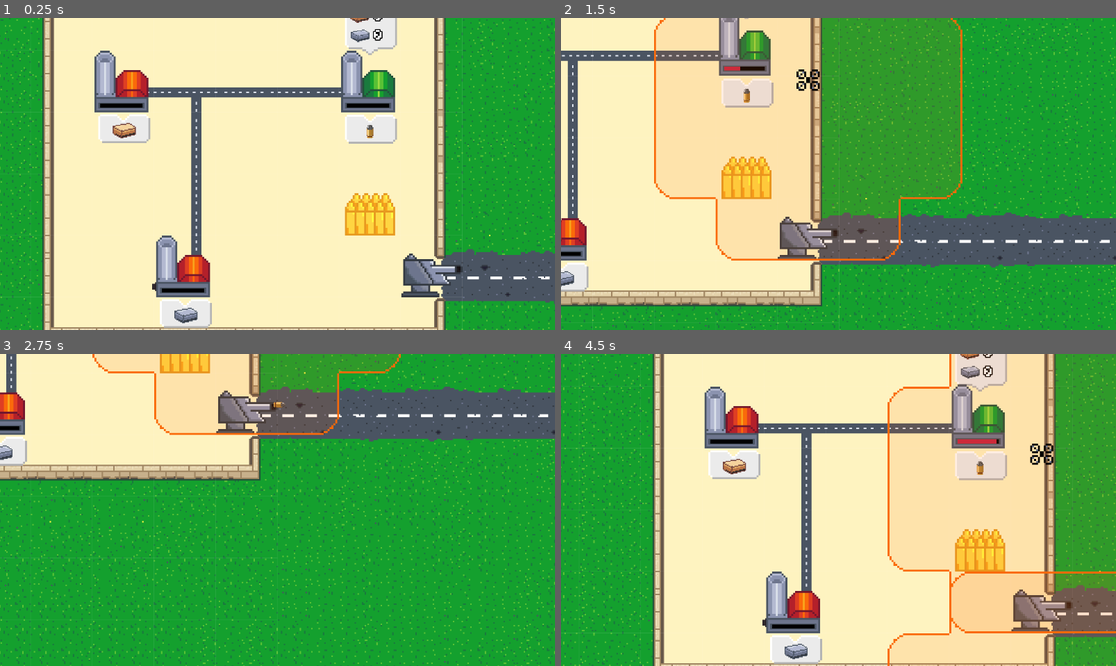
Above: before the commit, frames 1-4 (two rows, left to right).
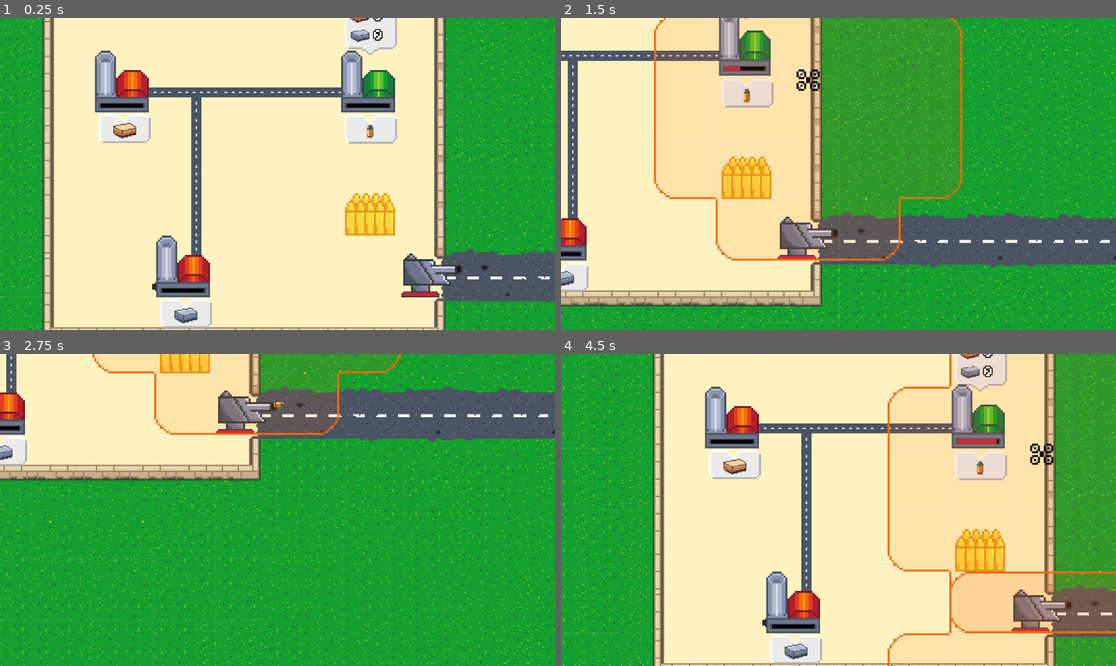
Above: after the commit, the same moments.

Repository: ZimtSnad/nauvis-enjoyers-bit-festival-2025
Game: Godot game, scene res://level/EpicLevel2.tscn
Two runs of this game, one before a commit and one after it. Both use one fixed random seed, a clock stepped at 60 frames per second and the inputs below. This scene is started directly instead of the project's main scene.
Inputs (mouse positions are in pixels of both pictures, inside the frame that each line leads up to):
- Up to frame 1 (0.25 s): no input
- Up to frame 2 (1.5 s): move the mouse to (960, 158) at 0.52 s; hold D (right) 0.53-1.28 s; click (960, 158) at 0.67 s; move the mouse to (727, 189) at 1.27 s; hold S (down) from 1.28 s (still down)
- Up to frame 3 (2.75 s): move the mouse to (333, 441) at 2.02 s; release S (down) at 2.03 s; hold D (right) from 2.03 s (still down)
- Up to frame 4 (4.5 s): tap Enter at 2.75 s; move the mouse to (810, 572) at 2.77 s; release D (right) at 2.78 s; hold W (up) 2.78-3.53 s; click (810, 572) at 2.92 s; move the mouse to (1005, 556) at 3.52 s; hold A (left) from 3.53 s (still down); move the mouse to (672, 463) at 4.27 s

The runs differ from the first frame. In frame 1, 0.3% of the frame differs, in the area x 17-79%, y 10-90%; in frame 2, less than 0.1%; in frame 3, less than 0.1%; in frame 4, 0.4%, in the area x 25-88%, y 10-89%.

Commit message:
turret_healthbar

Diff:
--- a/level/EpicLevel2.tscn
+++ b/level/EpicLevel2.tscn
@@ -351,7 +351,7 @@
 [node name="ShowcaseLevel" type="Node2D"]
 
 [node name="Generator" parent="." node_paths=PackedStringArray("beacon_manager") instance=ExtResource("1_fvxfm")]
-position = Vector2(384, 128)
+position = Vector2(385, 128)
 beacon_manager = NodePath("../BeaconManager")
 output_material_sprite = ExtResource("2_y53g1")
 
--- a/scenes/turret.tscn
+++ b/scenes/turret.tscn
@@ -1,8 +1,9 @@
-[gd_scene load_steps=13 format=3 uid="uid://nukj5th3ij00"]
+[gd_scene load_steps=14 format=3 uid="uid://nukj5th3ij00"]
 
 [ext_resource type="Script" uid="uid://cmug1fy230k5r" path="res://scripts/turret.gd" id="1_hls62"]
 [ext_resource type="Texture2D" uid="uid://44w4hqu2wtih" path="res://assets/sprites/TurretAnimation.png" id="3_6fjxm"]
 [ext_resource type="AudioStream" uid="uid://dj3f1rmffh5x4" path="res://assets/audio/gun.wav" id="4_dirdf"]
+[ext_resource type="PackedScene" uid="uid://bg1d0b3cma3vm" path="res://scenes/Slider.tscn" id="5_6fjxm"]
 [ext_resource type="AudioStream" uid="uid://cr5wlp5ivqssn" path="res://assets/audio/reload.mp3" id="5_mqfwu"]
 
 [sub_resource type="AtlasTexture" id="AtlasTexture_cxiwq"]
@@ -97,4 +98,10 @@
 stream = ExtResource("5_mqfwu")
 volume_db = -16.22
 
+[node name="HSlider" parent="." instance=ExtResource("5_6fjxm")]
+offset_left = 3.0
+offset_top = 118.0
+offset_right = 78.0
+offset_bottom = 126.0
+
 [connection signal="timeout" from="Timer" to="." method="_on_timer_timeout"]
--- a/scripts/turret.gd
+++ b/scripts/turret.gd
@@ -2,7 +2,8 @@
 
 @export var delay_between_shots := 1.0
 @export var damage := 10
-@export var health := 1000
+@export var start_health := 1000
+var health := start_health
 @export var bullet_scene: PackedScene
 
 @onready var timer: Timer = $Timer
@@ -12,6 +13,7 @@
 @onready var Audio_Stream = $AudioStreamPlayer
 @onready var reload = $reload
 @export var beacon_manager: Node2D
+@onready var healtbar = $HSlider
 
 
 var current_enemy: Node2D = null
@@ -22,8 +24,12 @@
 	AnimatedSprite.play("idle")
 	timer.wait_time = delay_between_shots
 
+
 func _process(delta: float) -> void:
 	var beacon_time_multipier = beacon_manager.get_time_modifier_at_world(self.position)
+
+	healtbar.value = (float(health) / float(start_health))*100.0
+	print(health)
 	if beacon_time_multipier == 0 and not timer.is_stopped():
 		timer.stop()
 	elif beacon_time_multipier != 0 and timer.is_stopped():
